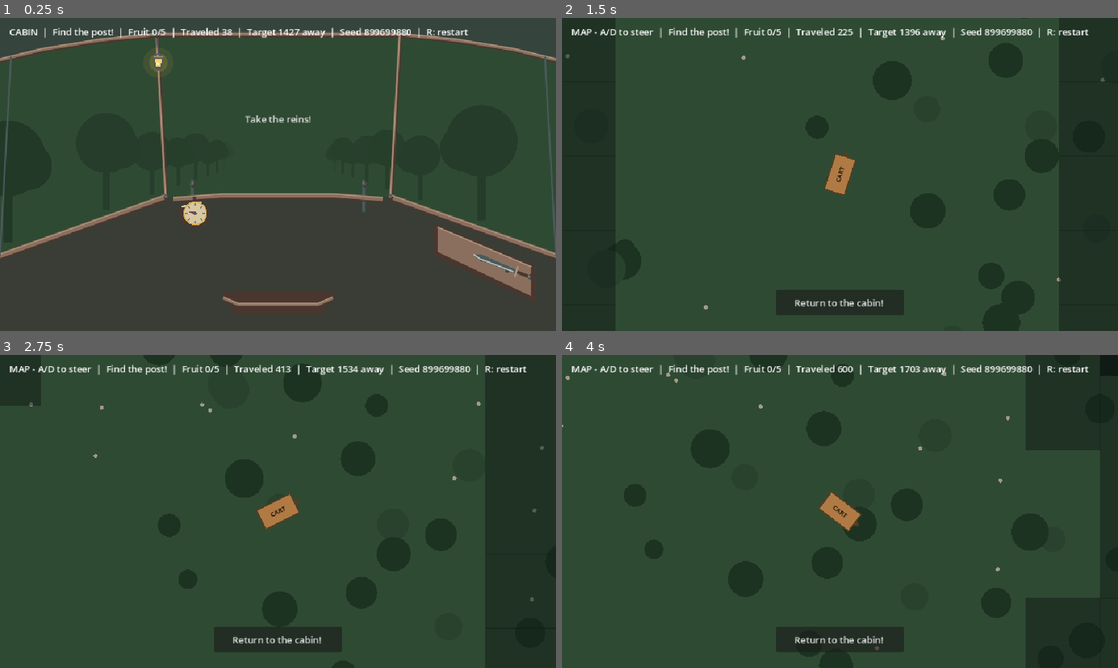
Above: before the commit, frames 1-4 (two rows, left to right).
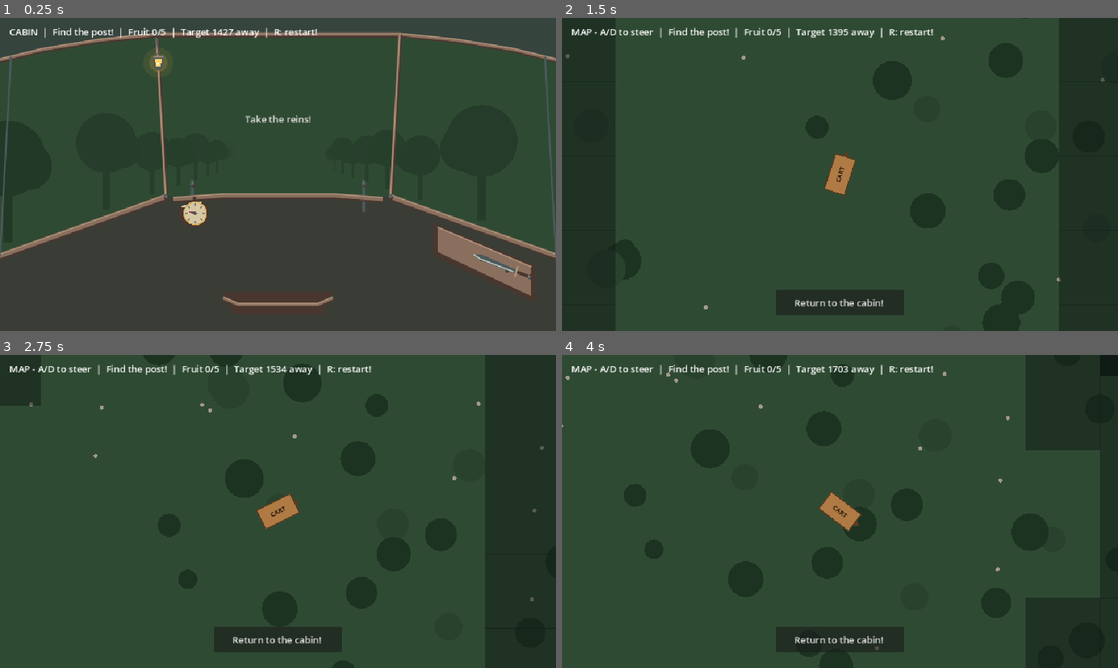
Above: after the commit, the same moments.

Repository: UnderstoodUseYourUsernameHere/carriage-delivery
Game: Godot game, scene res://scenes/delivery.tscn
The game is run twice, just before and just after one commit, with the same random seed, the same clock (stepped at 60 frames per second) and the same inputs.
Inputs (mouse positions are in pixels of both pictures, inside the frame that each line leads up to):
- Up to frame 1 (0.25 s): no input
- Up to frame 2 (1.5 s): click "Take the reins!" at 0.5 s; tap Enter at 1.25 s; move the mouse to (962, 158) at 1.27 s; hold D (steer_right) from 1.28 s (still down); tap Alt at 1.35 s; click (962, 158) at 1.42 s
- Up to frame 3 (2.75 s): release D (steer_right) at 2 s; drag from (166, 527) to (250, 574) at 2.02 s
- Up to frame 4 (4 s): move the mouse to (895, 442) at 2.77 s; hold D (steer_right) 2.78-3.5 s; tap Alt at 2.85 s; click (895, 442) at 2.92 s; drag from (812, 574) to (673, 464) at 3.52 s

The runs differ from the first frame. In frame 1, 0.6% of the frame differs, in the area x 33-85%, y 3-7%; in frame 2, 0.7%; in frame 3, 0.7%, in the area x 43-95%, y 3-7%; in frame 4, 0.7%.

Commit message:
feat: skeleton enemy now attacks every now and then after picking up fruits from the post

Diff:
--- a/scenes/delivery.tscn
+++ b/scenes/delivery.tscn
@@ -3,6 +3,7 @@
 [ext_resource type="Script" uid="uid://t5i1b31fw2mr" path="res://scripts/delivery/delivery.gd" id="1_aoy6w"]
 [ext_resource type="PackedScene" uid="uid://cxd4oqq5x38c6" path="res://scenes/views/exterior.tscn" id="2_ts0uv"]
 [ext_resource type="PackedScene" uid="uid://q20dej7avu23" path="res://scenes/views/cabin_view.tscn" id="3_aoy6w"]
+[ext_resource type="Script" uid="uid://csuacb8dc2mhf" path="res://scripts/enemies/threat_warning.gd" id="4_aoy6w"]
 
 [node name="Delivery" type="Control" unique_id=1211922783]
 layout_mode = 3
@@ -29,6 +30,16 @@
 grow_vertical = 2
 mouse_filter = 2
 
+[node name="ThreatWarning" type="Control" parent="Overlay/DriverView" unique_id=62051931]
+layout_mode = 1
+anchors_preset = 15
+anchor_right = 1.0
+anchor_bottom = 1.0
+grow_horizontal = 2
+grow_vertical = 2
+mouse_filter = 2
+script = ExtResource("4_aoy6w")
+
 [node name="ReturnToCabin" type="Button" parent="Overlay/DriverView" unique_id=1595535774]
 layout_mode = 0
 offset_left = 370.0
--- a/scenes/views/cabin_view.tscn
+++ b/scenes/views/cabin_view.tscn
@@ -1,5 +1,6 @@
 [gd_scene format=3 uid="uid://q20dej7avu23"]
 
+[ext_resource type="Script" uid="uid://dqqmrogildkhf" path="res://scripts/cabin/cabin_combat.gd" id="1_hqs1i"]
 [ext_resource type="Script" uid="uid://iilfqncaw573" path="res://scripts/placeholders/placeholder_rect.gd" id="1_iee7j"]
 [ext_resource type="Script" uid="uid://b5dj01dt37j7" path="res://scripts/cabin/cabin_windows.gd" id="1_vdcu5"]
 [ext_resource type="Script" uid="uid://cngapvdvltuoy" path="res://scripts/cabin/wagon.gd" id="3_7epd6"]
@@ -15,6 +16,7 @@
 grow_horizontal = 2
 grow_vertical = 2
 mouse_filter = 2
+script = ExtResource("1_hqs1i")
 
 [node name="WindowBackdrop" type="ColorRect" parent="." unique_id=356660917]
 layout_mode = 1
@@ -28,16 +30,24 @@
 script = ExtResource("1_vdcu5")
 
 [node name="OutsideSlot" type="Control" parent="." unique_id=1015463299]
-anchors_preset = 0
-offset_right = 40.0
-offset_bottom = 40.0
+layout_mode = 1
+anchors_preset = 15
+anchor_right = 1.0
+anchor_bottom = 1.0
+grow_horizontal = 2
+grow_vertical = 2
+mouse_filter = 2
 
 [node name="SkeletonBody" type="TextureRect" parent="OutsideSlot" unique_id=1377003618]
 visible = false
-layout_mode = 0
-offset_right = 40.0
-offset_bottom = 40.0
+layout_mode = 1
+anchors_preset = 15
+anchor_right = 1.0
+anchor_bottom = 1.0
+grow_horizontal = 2
+grow_vertical = 2
 pivot_offset = Vector2(480, 270)
+mouse_filter = 2
 script = ExtResource("1_iee7j")
 placeholder_rect = Rect2(40, 190, 120, 240)
 placeholder_color = Color(0.84705883, 0.8235294, 0.7607843, 1)
@@ -88,18 +98,24 @@
 slots = PackedVector2Array(420, 478, 450, 470, 480, 478, 510, 470, 540, 478)
 
 [node name="InsideSlot" type="Control" parent="." unique_id=1187692113]
-anchors_preset = 0
-offset_right = 40.0
-offset_bottom = 40.0
+layout_mode = 1
+anchors_preset = 15
+anchor_right = 1.0
+anchor_bottom = 1.0
+grow_horizontal = 2
+grow_vertical = 2
+mouse_filter = 2
 
 [node name="SkeletonArm" type="TextureRect" parent="InsideSlot" unique_id=816765701]
 visible = false
-layout_mode = 0
-offset_left = 374.0
-offset_top = 151.0
-offset_right = 414.0
-offset_bottom = 191.0
+layout_mode = 1
+anchors_preset = 15
+anchor_right = 1.0
+anchor_bottom = 1.0
+grow_horizontal = 2
+grow_vertical = 2
 pivot_offset = Vector2(480, 270)
+mouse_filter = 2
 script = ExtResource("1_iee7j")
 placeholder_rect = Rect2(150, 300, 230, 24)
 placeholder_color = Color(0.9372549, 0.9019608, 0.8235294, 1)
--- /dev/null
+++ b/scripts/cabin/cabin_combat.gd
@@ -0,0 +1,66 @@
+class_name CabinCombat
+extends Control
+
+const APPROACH_DISTANCE := 230.0
+const ARM_DISTANCE := 120.0
+const KNOCKBACK_DISTANCE := 300.0
+const STOLEN_DROP := 120.0
+
+@onready var _body: Control = $OutsideSlot/SkeletonBody
+@onready var _arm: Control = $InsideSlot/SkeletonArm
+
+func present(journey: RoamJourney) -> void:
+	var threat := journey.active_threat
+
+	_body.visible = threat != null
+	_arm.visible = (
+		threat != null
+		and threat.phase == SkeletonThreat.Phase.REACH
+	)
+	if threat == null:
+		return
+
+	var side := float(threat.flank)
+
+	_body.scale = Vector2(-side, 1.0)
+	_arm.scale = Vector2(-side, 1.0)
+
+	var body_offset := Vector2.ZERO
+	var alpha := 1.0
+
+	if threat.is_resolved():
+		var exit_t := threat.exit_progress(journey.elapsed)
+		if threat.phase == SkeletonThreat.Phase.REPELLED:
+			body_offset = Vector2(
+				side * KNOCKBACK_DISTANCE * exit_t,
+				-45.0 * exit_t
+			)
+		else:
+			body_offset = Vector2(
+				side * STOLEN_DROP * exit_t,
+				110.0 * exit_t
+			)
+		alpha = 1.0 - exit_t
+	elif threat.phase == SkeletonThreat.Phase.APPROACH:
+		var progress := threat.phase_progress(journey.elapsed)
+		var eased := 1.0 - pow(1.0 - progress, 2.0)
+
+		body_offset = Vector2(
+			side * APPROACH_DISTANCE * (1.0 - eased),
+			sin(journey.elapsed * 17.0) * 6.0
+		)
+		alpha = eased
+
+	_body.position = body_offset
+	_body.modulate = Color(1.0, 1.0, 1.0, alpha)
+
+	if _arm.visible:
+		var reach_t := clampf(
+			threat.phase_progress(journey.elapsed) / 0.35,
+			0.0,
+			1.0
+		)
+		_arm.position = Vector2(
+			side * ARM_DISTANCE * (1.0 - reach_t),
+			0.0
+		)
--- a/scripts/delivery/delivery.gd
+++ b/scripts/delivery/delivery.gd
@@ -4,7 +4,7 @@
 var _seat: Seat = Seat.CABIN
 var _journey: RoamJourney
 
-@onready var _cabin_view: Control = $Overlay/CabinView
+@onready var _cabin_view: CabinCombat = $Overlay/CabinView
 @onready var _driver_view: Control = $Overlay/DriverView
 @onready var _status: Label = $Overlay/Status
 
@@ -13,6 +13,7 @@
 @onready var _fruit_pips: FruitPips = $Overlay/CabinView/FruitPips
 @onready var _compass: CabinCompass = $Overlay/CabinView/Compass
 @onready var _map: RoamMap = $Exterior
+@onready var _threat_warning: ThreatWarning = $Overlay/DriverView/ThreatWarning
 
 func _ready() -> void:
 	var take_reins: Button = $Overlay/CabinView/TakeReins
@@ -57,19 +58,31 @@
 	_wagon_skin.set_road_distance(_journey.odometer)
 	_fruit_pips.count = _journey.fruit
 	_compass.set_bearing(_journey.bearing_to_target())
+	_cabin_view.present(_journey)
+	_threat_warning.present(_journey.active_threat)
 	_refresh_hud()
 
 func _refresh_hud() -> void:
 	var seat_text := "MAP - A/D to steer" if _seat == Seat.DRIVER else "CABIN"
+	var stage_text := _journey.stage_text()
 
-	_status.text = "%s  |  %s  |  Fruit %d/5  |  Traveled %.0f  |  Target %.0f away  |  Seed %d  |  R: restart" % [
-		seat_text,
-		_journey.stage_text(),
-		_journey.fruit,
-		_journey.odometer,
-		_journey.distance_to_target(),
-		_journey.run_seed
-	]
+	_status.text = seat_text \
+	+ "  |  " + stage_text \
+	+ "  |  Fruit " + str(_journey.fruit) + "/5" \
+	+ "  |  Target " + str(int(_journey.distance_to_target())) + " away" \
+	+ "  |  R: restart!"
+
+	if _journey.active_threat != null:
+		_status.text += (
+			"\nSkeleton "
+			+ _journey.active_threat.flank_text()
+			+ ": "
+			+ _journey.active_threat.phase_text()
+		)
 
 	if _journey.has_arrived():
-		_status.text += "\nDelivered %d dragon fruit to Ratticus!" % _journey.fruit
+		_status.text += (
+			"\nDelivered "
+			+ str(_journey.fruit)
+			+ " dragon fruit to Ratticus!"
+		)
--- /dev/null
+++ b/scripts/enemies/threat_warning.gd
@@ -0,0 +1,30 @@
+class_name ThreatWarning
+extends Control
+
+const AMBER := Color("#ffd166")
+const DANGER := Color("#d95d5d")
+
+var _threat: SkeletonThreat
+
+func present(threat: SkeletonThreat) -> void:
+	_threat = threat
+	queue_redraw()
+
+func _draw() -> void:
+	if _threat == null or not _threat.is_active():
+		return
+
+	var left_side := _threat.flank == SkeletonThreat.Flank.LEFT
+	var edge_x := 22.0 if left_side else size.x - 22.0
+	var inward := 1.0 if left_side else -1.0
+
+	var tint := DANGER \
+	 if _threat.phase == SkeletonThreat.Phase.REACH \
+	 else AMBER
+
+	draw_circle(Vector2(edge_x, size.y * 0.5), 14.0, tint)
+	draw_colored_polygon(PackedVector2Array([
+		Vector2(edge_x + inward * 24.0, size.y * 0.5),
+		Vector2(edge_x + inward * 7.0, size.y * 0.5 - 12.0),
+		Vector2(edge_x + inward * 7.0, size.y * 0.5 + 12.0),
+	]), tint)
Not shown, added: scripts/cabin/cabin_combat.gd.uid
Not shown, added: scripts/enemies/threat_warning.gd.uid
